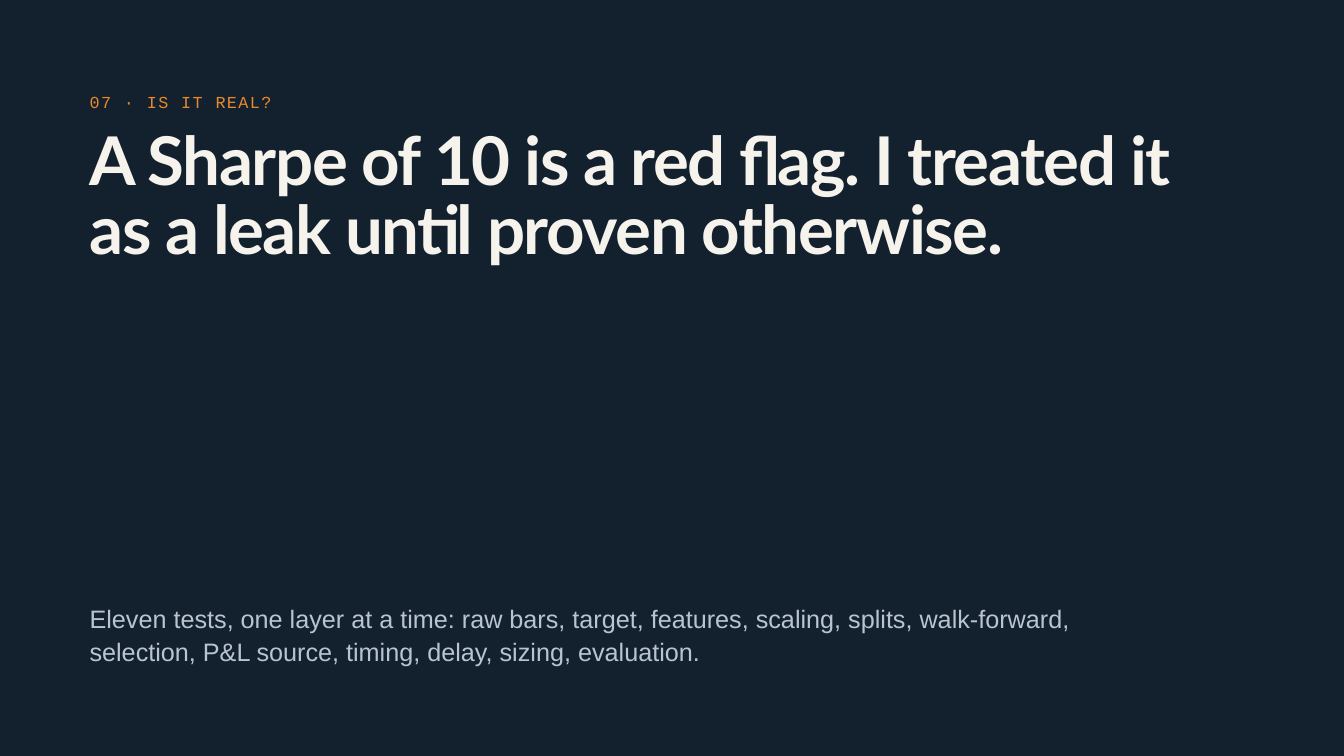
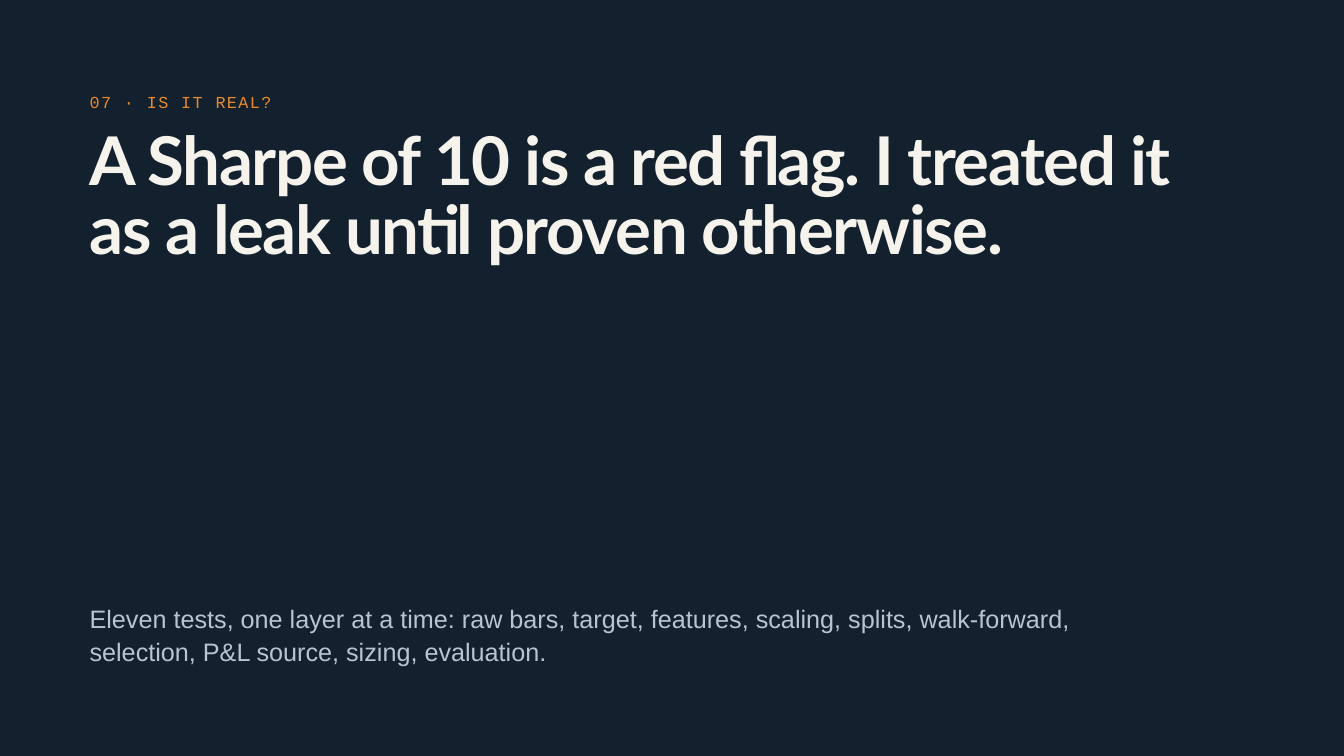
Before and after one commit to qauzal/btc-kline-research, a slide deck: slide 9 of docs/BTC USDT Strategy Research.pptx. Drawn at 1344x756 pixels with LibreOffice and Linux fonts; fonts in the diff are those of the drawing. Boxes give left, top, right and bottom in pixels: in the first picture for what was removed or moved away, otherwise in the second. Text is boxed around its words. In the diff, an @@ line names an element or a change of style, - is before the commit and + after.

Commit message:
Update strategy deck: leakage test wording

```diff
--- a/docs/BTC USDT Strategy Research.pptx
+++ b/docs/BTC USDT Strategy Research.pptx
@@ text at [90,609,1070,666]: text changed @@
-Eleven tests, one layer at a time: raw bars, target, features, scaling, splits, walk-forward, selection, P&L source, timing, delay, sizing, evaluation.
+Eleven tests, one layer at a time: raw bars, target, features, scaling, splits, walk-forward, selection, P&L source, sizing, evaluation.
```
